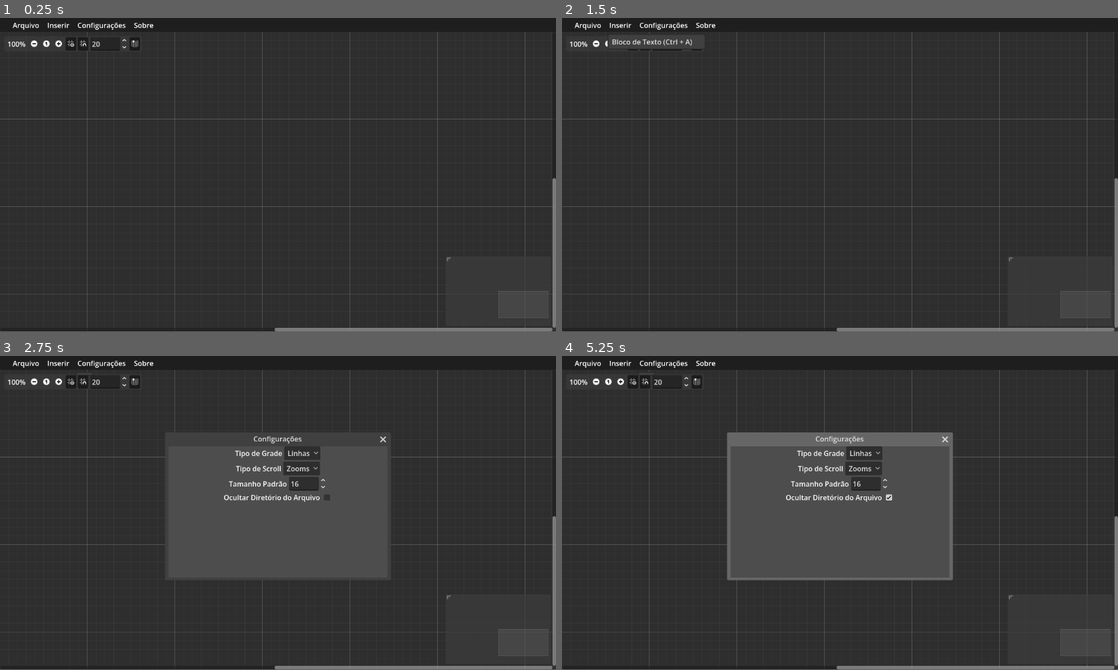
Above: before the commit, frames 1-4 (two rows, left to right).
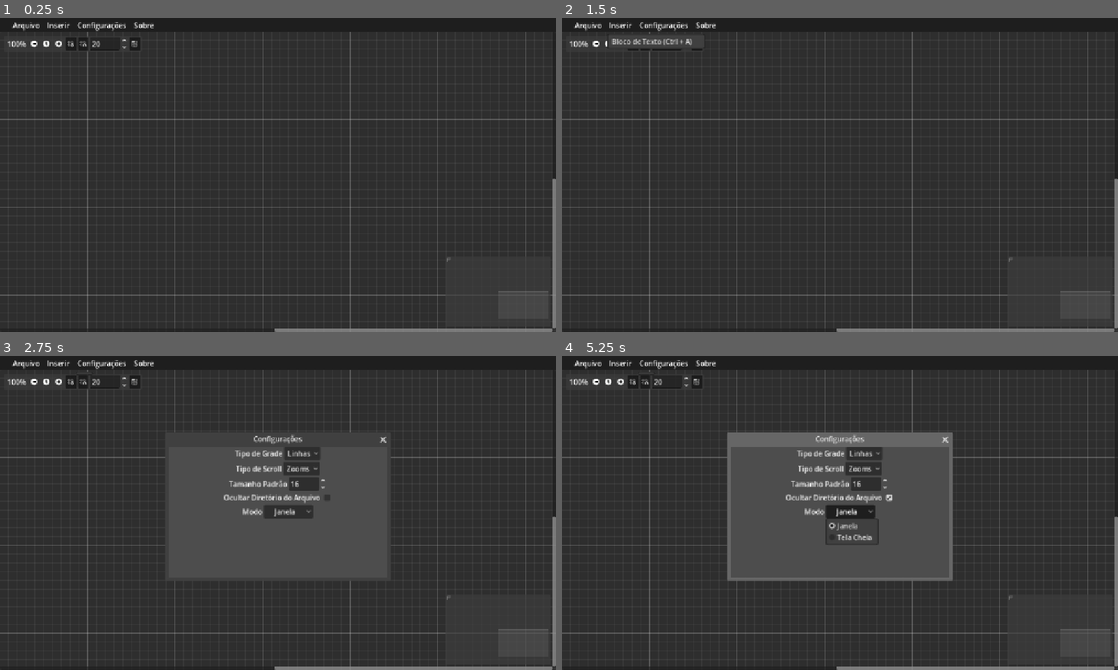
Above: after the commit, the same moments.

Repository: Miguel-de-Souza/Map-infinity
Game: Godot game, scene res://main.tscn
The game is run twice, just before and just after one commit, with the same random seed, the same clock (stepped at 60 frames per second) and the same inputs.
Inputs (mouse positions are in pixels of both pictures, inside the frame that each line leads up to):
- Up to frame 1 (0.25 s): no input
- Up to frame 2 (1.5 s): click "Arquivo" at 0.5 s; click "Inserir" at 1.25 s
- Up to frame 3 (2.75 s): click "Configurações" at 2 s
- Up to frame 4 (5.25 s): click "Linhas" at 2.75 s; click "Zooms" at 3.5 s; click (890, 497) at 4.25 s; click (851, 509) at 5 s, where only the run after the commit has a clickable "Janela"
The window is 800x453 before the commit and 800x454 after it. Grey fills any space a smaller window leaves; there, only what the larger window draws over its background counts as a difference.

The runs differ from the first frame. In frame 1, 2.2% of the frame differs, in the area x 0-100%, y 1-100%; in frame 2, 2.3%; in frame 3, 2.9%; in frame 4, 3.3%.

Commit message:
otimização no code
Códico otimizado, desconexão de slots adicionado

Diff:
--- a/Scripts/graph_edit.gd
+++ b/Scripts/graph_edit.gd
@@ -11,10 +11,15 @@
 var current_project_path: String = ""
 var posit:= Vector2(160,160)
 
+func _on_disconnection_request(from_node, from_port, to_node, to_port):
+	disconnect_node(from_node, from_port, to_node, to_port)
+
 func _ready():
+
 	connection_request.connect(_on_connection_request)
 	file_dia.file_selected.connect(_on_save_file_selected)
 	file_load.file_selected.connect(_on_load_file_selected)
+	disconnection_request.connect(_on_disconnection_request)
 
 	var popup_arquivo = poparquivo.get_popup()
 	popup_arquivo.id_pressed.connect(_on_item_selected)
@@ -211,12 +216,11 @@
 
 
 func _on_menu_button_more_pressed() -> void:
-	var text_infor := "Versão do Projeto: " + str(ProjectSettings.get_setting("application/config/version")) + "\nEste é um programa para Anotações totalmente gratuito e ilimitado"
+	var text_infor := "Versão do Projeto: " + str(ProjectSettings.get_setting("application/config/version")) + "\n" + str(ProjectSettings.get_setting("application/config/description"))
 	more.dialog_text = text_infor
 	more.popup()
 	DisplayServer.beep()
 
-
 func _on_check_diretorio_pressed() -> void:
 	if check_diretory.button_pressed:
 		label_diretorio.hide()
@@ -224,3 +228,13 @@
 
 	else:
 		label_diretorio.show()
+
+
+func _on_type_window_item_selected(index: int) -> void:
+
+	match index:
+		0:
+			DisplayServer.window_set_mode(DisplayServer.WINDOW_MODE_WINDOWED)
+
+		1:
+			DisplayServer.window_set_mode(DisplayServer.WINDOW_MODE_FULLSCREEN)
--- a/graph_node.tscn
+++ b/graph_node.tscn
@@ -57,34 +57,34 @@
 slot/3/draw_stylebox = true
 script = ExtResource("1_iusu8")
 note = NodePath("Notepad")
-title_line = NodePath("LineEdit")
-size_fonts = NodePath("HBoxContainer/Font Size")
-font_size = NodePath("HBoxContainer/Font Size Title")
+title_line = NodePath("Ttle")
+size_fonts = NodePath("Container/Font Size")
+font_size = NodePath("Container/Font Size Title")
 metadata/_edit_horizontal_guides_ = [-8.0]
 
-[node name="LineEdit" type="LineEdit" parent="." unique_id=577137378]
+[node name="Ttle" type="LineEdit" parent="." unique_id=577137378]
 layout_mode = 2
 placeholder_text = "Título"
 alignment = 1
 expand_to_text_length = true
 
-[node name="HBoxContainer" type="HBoxContainer" parent="." unique_id=1614242062]
+[node name="Container" type="HBoxContainer" parent="." unique_id=1614242062]
 layout_mode = 2
 theme_override_constants/separation = 10
 
-[node name="Font Size Title" type="SpinBox" parent="HBoxContainer" unique_id=397914048]
+[node name="Font Size Title" type="SpinBox" parent="Container" unique_id=397914048]
 layout_mode = 2
 min_value = 1.0
 max_value = 80.0
 value = 16.0
 
-[node name="Font Size" type="SpinBox" parent="HBoxContainer" unique_id=331735634]
+[node name="Font Size" type="SpinBox" parent="Container" unique_id=331735634]
 layout_mode = 2
 min_value = 1.0
 max_value = 120.0
 value = 16.0
 
-[node name="CheckBox" type="Button" parent="HBoxContainer" unique_id=499506831]
+[node name="CheckBox" type="Button" parent="Container" unique_id=499506831]
 layout_mode = 2
 text = "X"
 
@@ -103,7 +103,7 @@
 
 [connection signal="node_deselected" from="." to="." method="_on_node_deselected"]
 [connection signal="node_selected" from="." to="." method="_on_node_selected"]
-[connection signal="value_changed" from="HBoxContainer/Font Size Title" to="." method="_on_font_size_title_value_changed"]
-[connection signal="value_changed" from="HBoxContainer/Font Size" to="." method="_on_font_size_value_changed"]
-[connection signal="pressed" from="HBoxContainer/CheckBox" to="." method="_on_check_box_pressed"]
+[connection signal="value_changed" from="Container/Font Size Title" to="." method="_on_font_size_title_value_changed"]
+[connection signal="value_changed" from="Container/Font Size" to="." method="_on_font_size_value_changed"]
+[connection signal="pressed" from="Container/CheckBox" to="." method="_on_check_box_pressed"]
 [connection signal="pressed" from="Button Add" to="." method="_on_button_add_pressed"]
--- a/main.tscn
+++ b/main.tscn
@@ -11,7 +11,7 @@
 grow_horizontal = 2
 grow_vertical = 2
 
-[node name="ColorRect" type="ColorRect" parent="." unique_id=1825417117]
+[node name="BackGround ToolBar" type="ColorRect" parent="." unique_id=1825417117]
 layout_mode = 1
 anchors_preset = 10
 anchor_right = 1.0
@@ -27,18 +27,19 @@
 offset_top = 35.0
 grow_horizontal = 2
 grow_vertical = 2
+right_disconnects = true
 show_zoom_label = true
 show_arrange_button = false
 script = ExtResource("1_ig7tw")
-file_dia = NodePath("../FileDialog")
+file_dia = NodePath("../File Save")
 file_load = NodePath("../File Load")
-more = NodePath("../AcceptDialog")
-poparquivo = NodePath("../Container/MenuButton Arquivo")
-popMake = NodePath("../Container/MenuButton Inserir")
-label_diretorio = NodePath("../Label Diretorio")
-check_diretory = NodePath("../Window/VBoxContainer/HBoxContainer4/Check Diretorio")
-
-[node name="Window" type="Window" parent="." unique_id=1806257895 node_paths=PackedStringArray("Geapgh")]
+more = NodePath("../More Program")
+poparquivo = NodePath("../Container Tool/MenuButton File")
+popMake = NodePath("../Container Tool/MenuButton Insert")
+label_diretorio = NodePath("../Label Diretory")
+check_diretory = NodePath("../Window Config/Container Config/Container Diretory/Check Diretorio")
+
+[node name="Window Config" type="Window" parent="." unique_id=1806257895 node_paths=PackedStringArray("Geapgh")]
 oversampling_override = 1.0
 title = "Configurações"
 initial_position = 1
@@ -47,7 +48,7 @@
 script = ExtResource("2_0xm2m")
 Geapgh = NodePath("../GraphEdit")
 
-[node name="VBoxContainer" type="VBoxContainer" parent="Window" unique_id=647695880]
+[node name="Container Config" type="VBoxContainer" parent="Window Config" unique_id=647695880]
 anchors_preset = 5
 anchor_left = 0.5
 anchor_right = 0.5
@@ -56,15 +57,15 @@
 offset_bottom = 136.0
 grow_horizontal = 2
 
-[node name="HBoxContainer" type="HBoxContainer" parent="Window/VBoxContainer" unique_id=1086933459]
-layout_mode = 2
-size_flags_horizontal = 4
-
-[node name="Type Grid" type="Label" parent="Window/VBoxContainer/HBoxContainer" unique_id=920161610]
+[node name="Container Grid" type="HBoxContainer" parent="Window Config/Container Config" unique_id=1086933459]
+layout_mode = 2
+size_flags_horizontal = 4
+
+[node name="Type Grid" type="Label" parent="Window Config/Container Config/Container Grid" unique_id=920161610]
 layout_mode = 2
 text = "Tipo de Grade"
 
-[node name="Option Grids" type="OptionButton" parent="Window/VBoxContainer/HBoxContainer" unique_id=1789191148]
+[node name="Option Grids" type="OptionButton" parent="Window Config/Container Config/Container Grid" unique_id=1789191148]
 layout_mode = 2
 selected = 0
 item_count = 2
@@ -73,15 +74,15 @@
 popup/item_1/text = "Dots"
 popup/item_1/id = 1
 
-[node name="HBoxContainer2" type="HBoxContainer" parent="Window/VBoxContainer" unique_id=946023233]
-layout_mode = 2
-size_flags_horizontal = 4
-
-[node name="Type Grid" type="Label" parent="Window/VBoxContainer/HBoxContainer2" unique_id=1334705798]
+[node name="Container Scroll" type="HBoxContainer" parent="Window Config/Container Config" unique_id=946023233]
+layout_mode = 2
+size_flags_horizontal = 4
+
+[node name="Type Grid" type="Label" parent="Window Config/Container Config/Container Scroll" unique_id=1334705798]
 layout_mode = 2
 text = "Tipo de Scroll"
 
-[node name="Option Scroll" type="OptionButton" parent="Window/VBoxContainer/HBoxContainer2" unique_id=396857958]
+[node name="Option Scroll" type="OptionButton" parent="Window Config/Container Config/Container Scroll" unique_id=396857958]
 layout_mode = 2
 selected = 0
 item_count = 2
@@ -90,32 +91,50 @@
 popup/item_1/text = "Pans"
 popup/item_1/id = 1
 
-[node name="HBoxContainer3" type="HBoxContainer" parent="Window/VBoxContainer" unique_id=61843572]
-layout_mode = 2
-size_flags_horizontal = 4
-
-[node name="Type Grid" type="Label" parent="Window/VBoxContainer/HBoxContainer3" unique_id=559483811]
+[node name="Container Size" type="HBoxContainer" parent="Window Config/Container Config" unique_id=61843572]
+layout_mode = 2
+size_flags_horizontal = 4
+
+[node name="Type Grid" type="Label" parent="Window Config/Container Config/Container Size" unique_id=559483811]
 layout_mode = 2
 text = "Tamanho Padrão"
 
-[node name="Option Scroll" type="SpinBox" parent="Window/VBoxContainer/HBoxContainer3" unique_id=1830448274]
+[node name="Option Scroll" type="SpinBox" parent="Window Config/Container Config/Container Size" unique_id=1830448274]
 layout_mode = 2
 min_value = 1.0
 max_value = 120.0
 value = 16.0
 
-[node name="HBoxContainer4" type="HBoxContainer" parent="Window/VBoxContainer" unique_id=433423033]
-layout_mode = 2
-size_flags_horizontal = 4
-
-[node name="Type Grid" type="Label" parent="Window/VBoxContainer/HBoxContainer4" unique_id=1522040438]
+[node name="Container Diretory" type="HBoxContainer" parent="Window Config/Container Config" unique_id=433423033]
+layout_mode = 2
+size_flags_horizontal = 4
+
+[node name="Type Grid" type="Label" parent="Window Config/Container Config/Container Diretory" unique_id=1522040438]
 layout_mode = 2
 text = "Ocultar Diretório do Arquivo"
 
-[node name="Check Diretorio" type="CheckBox" parent="Window/VBoxContainer/HBoxContainer4" unique_id=985224444]
-layout_mode = 2
-
-[node name="AcceptDialog" type="AcceptDialog" parent="." unique_id=164421219]
+[node name="Check Diretorio" type="CheckBox" parent="Window Config/Container Config/Container Diretory" unique_id=985224444]
+layout_mode = 2
+
+[node name="Container Mode" type="HBoxContainer" parent="Window Config/Container Config" unique_id=172956295]
+layout_mode = 2
+size_flags_horizontal = 4
+
+[node name="Modo" type="Label" parent="Window Config/Container Config/Container Mode" unique_id=978186425]
+layout_mode = 2
+text = "Modo"
+
+[node name="Type Window" type="OptionButton" parent="Window Config/Container Config/Container Mode" unique_id=1466644928]
+layout_mode = 2
+alignment = 1
+selected = 0
+item_count = 2
+popup/item_0/text = "Janela"
+popup/item_0/id = 0
+popup/item_1/text = "Tela Cheia"
+popup/item_1/id = 1
+
+[node name="More Program" type="AcceptDialog" parent="." unique_id=164421219]
 oversampling_override = 1.0
 title = "Sobre o Programa"
 initial_position = 1
@@ -123,7 +142,7 @@
 unresizable = true
 force_native = true
 
-[node name="FileDialog" type="FileDialog" parent="." unique_id=2093349877]
+[node name="File Save" type="FileDialog" parent="." unique_id=2093349877]
 oversampling_override = 1.0
 initial_position = 1
 access = 2
@@ -139,17 +158,17 @@
 filters = PackedStringArray("*.json", "*.uxv")
 use_native_dialog = true
 
-[node name="Container" type="HBoxContainer" parent="." unique_id=329935236]
+[node name="Container Tool" type="HBoxContainer" parent="." unique_id=329935236]
 layout_mode = 0
 offset_right = 40.0
 offset_bottom = 40.0
 theme_override_constants/separation = 10
 
-[node name="MarginContainer" type="MarginContainer" parent="Container" unique_id=1338208039]
+[node name="Margin" type="MarginContainer" parent="Container Tool" unique_id=1338208039]
 layout_mode = 2
 theme_override_constants/margin_left = 15
 
-[node name="MenuButton Arquivo" type="MenuButton" parent="Container" unique_id=1623260776]
+[node name="MenuButton File" type="MenuButton" parent="Container Tool" unique_id=1623260776]
 layout_mode = 2
 theme_override_colors/font_color = Color(1, 1, 1, 1)
 text = "Arquivo"
@@ -163,7 +182,7 @@
 popup/item_3/text = "Salvar Como... (Ctrl + Shit + S)"
 popup/item_3/id = 3
 
-[node name="MenuButton Inserir" type="MenuButton" parent="Container" unique_id=1374439090]
+[node name="MenuButton Insert" type="MenuButton" parent="Container Tool" unique_id=1374439090]
 layout_mode = 2
 theme_override_colors/font_color = Color(1, 1, 1, 1)
 text = "Inserir"
@@ -171,17 +190,17 @@
 popup/item_0/text = "Bloco de Texto (Ctrl + A)"
 popup/item_0/id = 0
 
-[node name="MenuButton Config" type="MenuButton" parent="Container" unique_id=461255740]
+[node name="MenuButton Config" type="MenuButton" parent="Container Tool" unique_id=461255740]
 layout_mode = 2
 theme_override_colors/font_color = Color(1, 1, 1, 1)
 text = "Configurações"
 
-[node name="MenuButton More" type="MenuButton" parent="Container" unique_id=1957305224]
+[node name="MenuButton More" type="MenuButton" parent="Container Tool" unique_id=1957305224]
 layout_mode = 2
 theme_override_colors/font_color = Color(1, 1, 1, 1)
 text = "Sobre"
 
-[node name="Label Diretorio" type="Label" parent="." unique_id=1657462741]
+[node name="Label Diretory" type="Label" parent="." unique_id=1657462741]
 layout_mode = 1
 anchors_preset = 1
 anchor_left = 1.0
@@ -195,10 +214,11 @@
 vertical_alignment = 1
 
 [connection signal="connection_request" from="GraphEdit" to="GraphEdit" method="_on_connection_request"]
-[connection signal="close_requested" from="Window" to="Window" method="_on_close_requested"]
-[connection signal="item_selected" from="Window/VBoxContainer/HBoxContainer/Option Grids" to="Window" method="_on_option_grids_item_selected"]
-[connection signal="item_selected" from="Window/VBoxContainer/HBoxContainer2/Option Scroll" to="Window" method="_on_option_scroll_item_selected"]
-[connection signal="value_changed" from="Window/VBoxContainer/HBoxContainer3/Option Scroll" to="Window" method="_on_option_scroll_value_changed"]
-[connection signal="pressed" from="Window/VBoxContainer/HBoxContainer4/Check Diretorio" to="GraphEdit" method="_on_check_diretorio_pressed"]
-[connection signal="pressed" from="Container/MenuButton Config" to="Window" method="_on_menu_button_config_pressed"]
-[connection signal="pressed" from="Container/MenuButton More" to="GraphEdit" method="_on_menu_button_more_pressed"]
+[connection signal="close_requested" from="Window Config" to="Window Config" method="_on_close_requested"]
+[connection signal="item_selected" from="Window Config/Container Config/Container Grid/Option Grids" to="Window Config" method="_on_option_grids_item_selected"]
+[connection signal="item_selected" from="Window Config/Container Config/Container Scroll/Option Scroll" to="Window Config" method="_on_option_scroll_item_selected"]
+[connection signal="value_changed" from="Window Config/Container Config/Container Size/Option Scroll" to="Window Config" method="_on_option_scroll_value_changed"]
+[connection signal="pressed" from="Window Config/Container Config/Container Diretory/Check Diretorio" to="GraphEdit" method="_on_check_diretorio_pressed"]
+[connection signal="item_selected" from="Window Config/Container Config/Container Mode/Type Window" to="GraphEdit" method="_on_type_window_item_selected"]
+[connection signal="pressed" from="Container Tool/MenuButton Config" to="Window Config" method="_on_menu_button_config_pressed"]
+[connection signal="pressed" from="Container Tool/MenuButton More" to="GraphEdit" method="_on_menu_button_more_pressed"]
--- a/project.godot
+++ b/project.godot
@@ -11,11 +11,13 @@
 [application]
 
 config/name="Map Mind Infinity"
+config/description="Este é um programa de Anotações e criação de Mapa Mentais totalmente gratuito e ilimitado
+Multi Mind Inifinity oferecen recursos simples e complexos com total personalização ao programa"
 config/version="0.0.3"
 run/main_scene="uid://bu71l16qoa2dw"
 config/features=PackedStringArray("4.6", "Forward Plus")
 boot_splash/show_image=false
-config/icon="res://icon.svg"
+config/icon="uid://c6bwf5s5cj58k"
 
 [autoload]
 
@@ -25,6 +27,8 @@
 
 window/size/viewport_width=1270
 window/size/viewport_height=720
+window/stretch/mode="canvas_items"
+window/stretch/aspect="expand"
 
 [input]
 
Binary file added: Icone.png
Not shown, added: Icone.png.import
